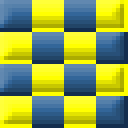
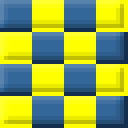
The second 128x128 image is a revision of the first. Changes to its layers:
pixels changed over [0, 0, 124, 124] (layer not identified)
